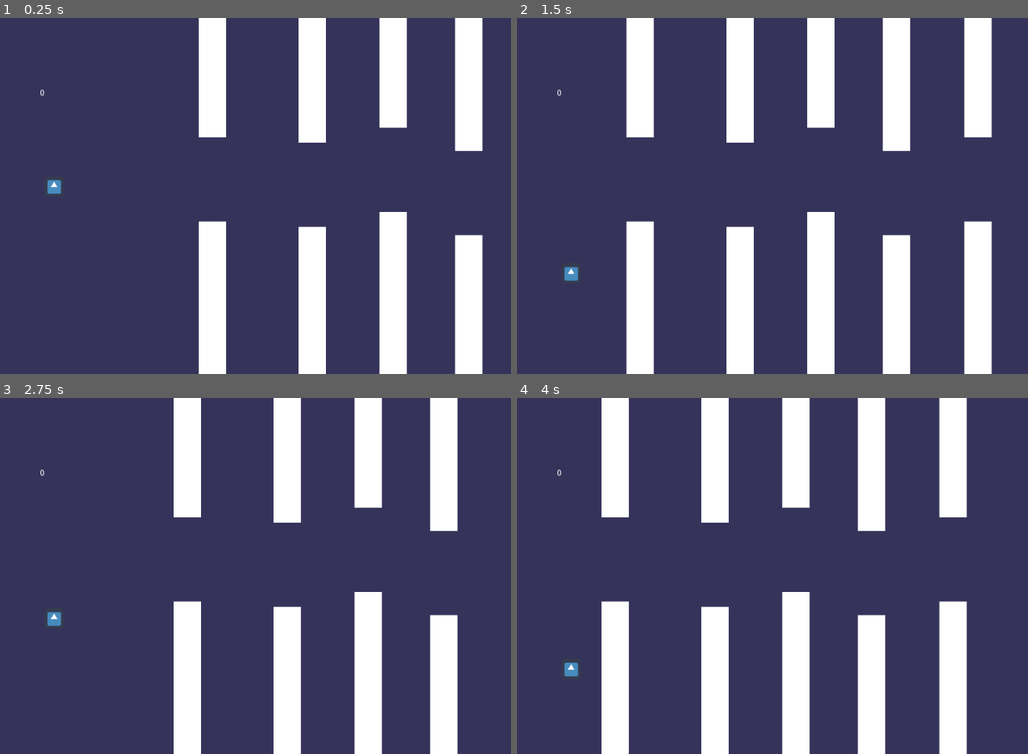
Above: before the commit, frames 1-4 (two rows, left to right).
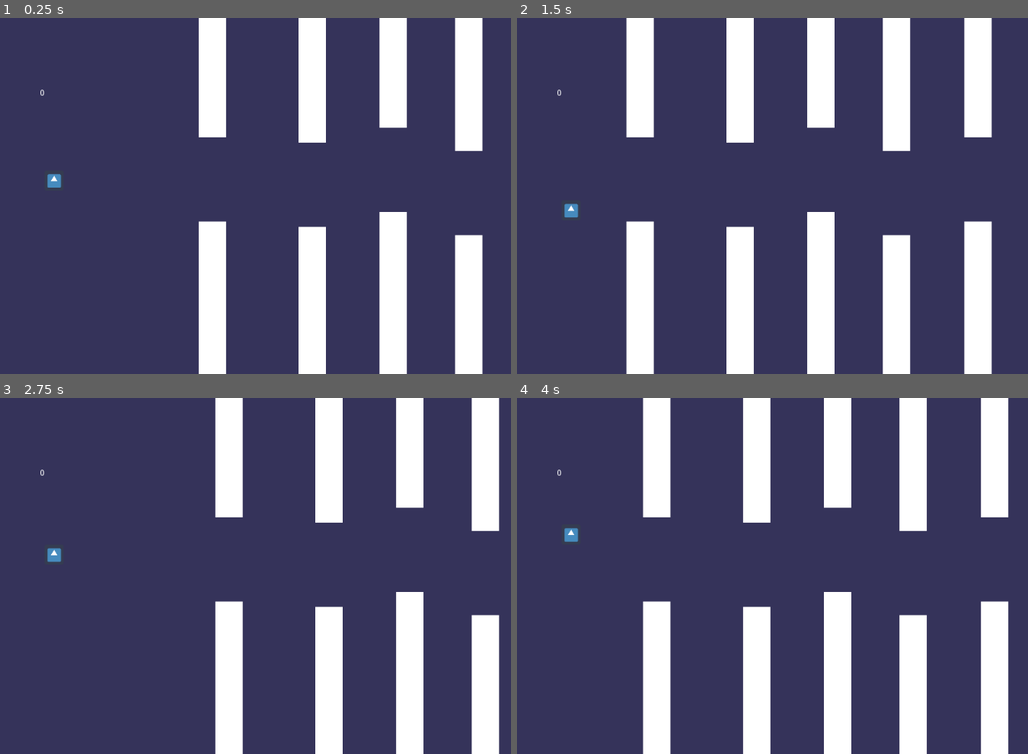
Above: after the commit, the same moments.

Repository: Radical-Pixel/freeFly
Game: Godot game, scene res://World.tscn
Two runs of this game, one before a commit and one after it. Both use one fixed random seed, a clock stepped at 60 frames per second and the inputs below. The engine's default icon, where the game draws it, is replaced by a stand-in: a white triangle on a blue panel in a dark square.
Inputs:
- Up to frame 1 (0.25 s): no input
- Up to frame 2 (1.5 s): tap Space (FLAP) at 0.77, 1.07 s
- Up to frame 3 (2.75 s): tap Space (FLAP) at 1.52, 1.82 s
- Up to frame 4 (4 s): tap Space (FLAP) at 3.02, 3.32, 3.77 s

The runs differ from the first frame. In frame 1, 0.1% of the frame differs, in the area x 9-13%, y 43-50%; in frame 2, 0.2%; in frame 3, 34%; in frame 4, 42%, in the area x 9-97%, y 0-100%.

Commit message:
Change Player code

Diff:
--- a/Player.gd
+++ b/Player.gd
@@ -3,7 +3,7 @@
 const UP = Vector2(0,-1);
 const FLAP = 100
 const MAXFALLSPEED = 300
-const GARVITY = 10
+const GARVITY = 5
 var score = 0
 
 var motion = Vector2();
--- a/PlayerNode.tscn
+++ b/PlayerNode.tscn
@@ -1,7 +1,6 @@
-[gd_scene load_steps=5 format=2]
+[gd_scene load_steps=4 format=2]
 
 [ext_resource path="res://imageonline-co-pixelated.png" type="Texture" id=1]
-[ext_resource path="res://Player.gd" type="Script" id=2]
 
 [sub_resource type="RectangleShape2D" id=1]
 extents = Vector2( 24, 24 )
